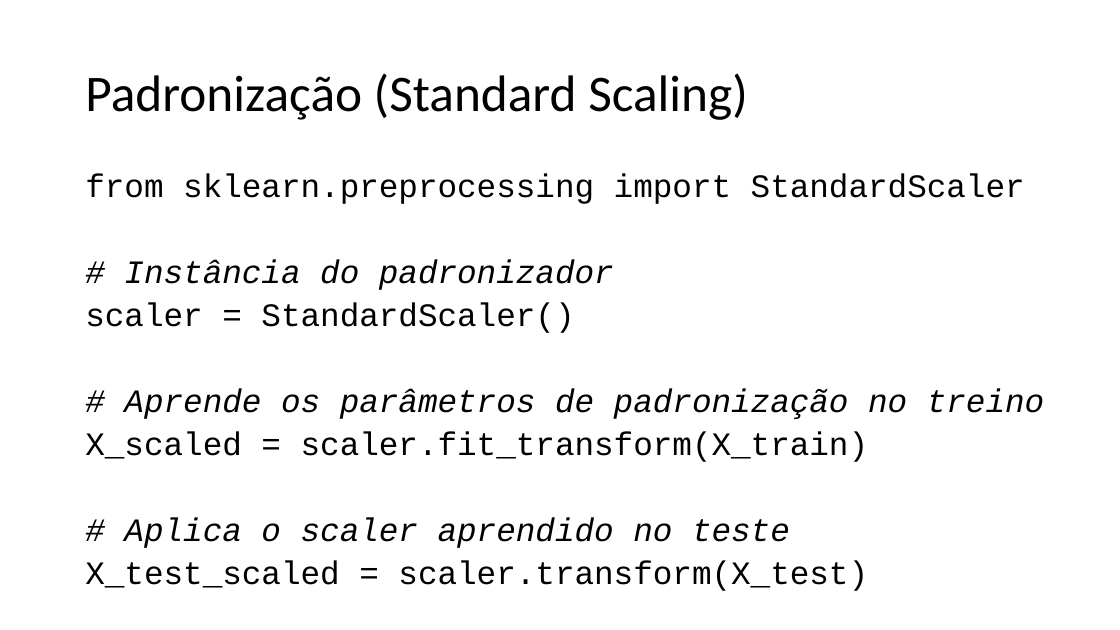
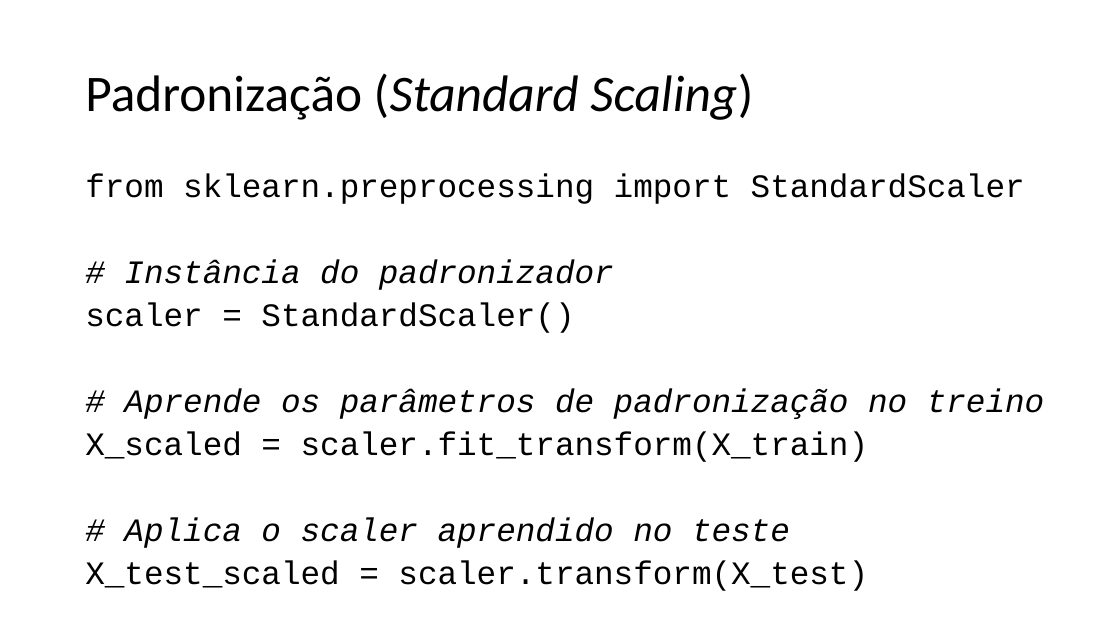
Before and after one commit to zz4fap/c24_inteligencia_artificial, a slide deck: slide 22 of slides/C24_Transformações.pptx (slide 21 before the commit). Drawn at 1120x630 pixels with LibreOffice and Linux fonts; fonts in the diff are those of the drawing. Boxes give left, top, right and bottom in pixels: in the first picture for what was removed or moved away, otherwise in the second. Text is boxed around its words. In the diff, an @@ line names an element or a change of style, - is before the commit and + after.

```diff
--- a/slides/C24_Transformações.pptx
+++ b/slides/C24_Transformações.pptx
@@ title "Padronização (Standard Scaling)" at <box>85,73,753,120</box>: italic on in "(Standard Scaling)" @@
```
Also in this commit, not shown: 6 other slides changed, 1 slide added, 2 other files.
